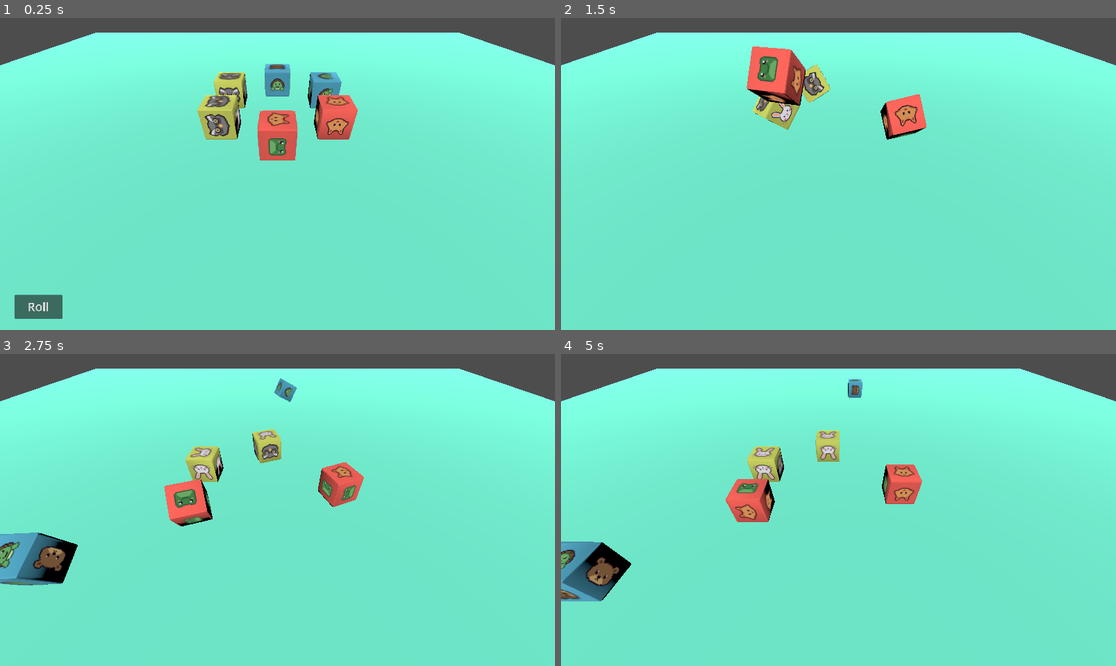
Above: before the commit, frames 1-4 (two rows, left to right).
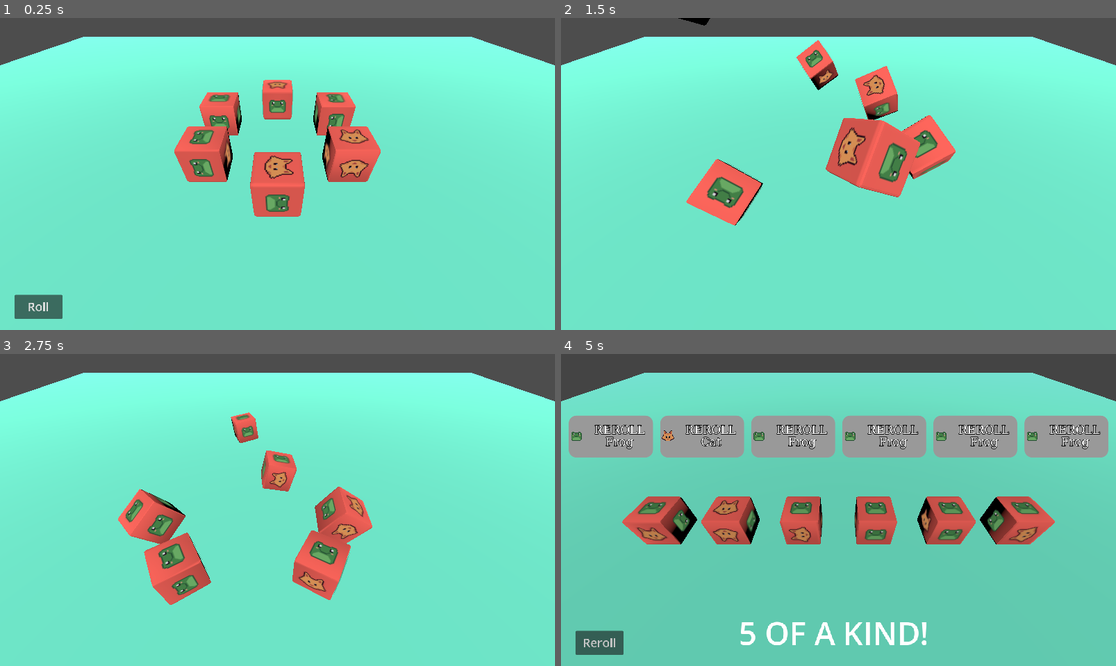
Above: after the commit, the same moments.

Repository: nsoilis/animal-dice
Game: Godot game, scene res://scenes/Main.tscn
The game is run twice, just before and just after one commit, with the same random seed, the same clock (stepped at 60 frames per second) and the same inputs.
Inputs:
- Up to frame 1 (0.25 s): no input
- Up to frame 2 (1.5 s): click "Roll" at 0.5 s
- Up to frame 3 (2.75 s): no input
- Up to frame 4 (5 s): no input

The runs differ from the first frame. In frame 1, 9.7% of the frame differs, in the area x 15-85%, y 4-64%; in frame 2, 11%; in frame 3, 12%; in frame 4, 93%, in the area x 0-100%, y 4-100%.

Commit message:
Added roll combinations such as pair, two pair, full house...

Diff:
--- a/new-game-project/main.gd
+++ b/new-game-project/main.gd
@@ -12,9 +12,9 @@
 @export var creature_scenes: Array[PackedScene] = []
 
 # === Dice Roll Counts ===
-@export var offense_count: int = 2
-@export var defense_count: int = 2
-@export var special_count: int = 2
+@export var offense_count: int = 6
+@export var defense_count: int = 0
+@export var special_count: int = 0
 
 # === Die Face Visuals ===
 @export var face_textures: Array[Texture2D] = []
@@ -32,6 +32,7 @@
 const TOTAL_DICE: int = 6
 const STUCK_DIST := 1.1
 
+@onready var result_label = $CanvasLayer/ResultLabel
 @onready var reroll_btn = $FreeReroll/Button
 @onready var safety_timer := Timer.new()
 @onready var dice_slots = [
@@ -43,8 +44,6 @@
 	$DiceSlots/DiceSlot6,
 ]
 
-
-
 func _ready() -> void:
 	add_child(safety_timer)
 	reroll_btn.text = "Roll"
@@ -52,6 +51,7 @@
 	safety_timer.wait_time = 6.0
 	safety_timer.connect("timeout", Callable(self, "_on_safety_timeout"))
 	$CanvasLayer.visible = false
+	result_label.text = ""
 	held.resize(TOTAL_DICE)
 	for i in range(TOTAL_DICE):
 		held[i] = false
@@ -141,7 +141,7 @@
 		return
 
 	var base_y: float = float(base_y_variant)
-	var target_y: float = base_y - 0.963 if is_held else base_y
+	var target_y: float = base_y - 0.935 if is_held else base_y
 
 	var current_pos: Vector3 = die.global_transform.origin
 	if absf(current_pos.y - target_y) < 0.001:
@@ -221,6 +221,7 @@
 			die.roll()
 			return
 
+
 	# 2) truly settled, so log it
 	var scene  = die.creature_scenes[face_idx]
 	var animal = scene.resource_path.get_file().get_basename().replace("creature_","").capitalize()
@@ -248,6 +249,9 @@
 
 		_layout_dice()
 
+		result_label.text = _evaluate_dice_hand(true)
+		result_label.show()
+
 		await get_tree().create_timer(0.75).timeout
 		$CanvasLayer.visible = true
 		$FreeReroll.visible = true
@@ -255,6 +259,54 @@
 		_should_print = false
 		spawn_logs.clear()
 		settled_count = 0
+
+# — call this with `true` to include held dice in the count,
+#   or `false` to only look at the freshly rolled ones
+func _evaluate_dice_hand(include_held: bool = true) -> String:
+	var freq := {}
+	for i in range(dice.size()):
+		if not include_held and held[i]:
+			continue
+		var die: RigidBody3D = dice[i]
+		var fi: int = int(die.get_meta("face_idx", -1))
+		if fi < 1:
+			continue
+		var scene: PackedScene = die.creature_scenes[fi]
+		var animal: String = scene.resource_path.get_file().get_basename()\
+			.replace("creature_", "")\
+			.capitalize()
+		freq[animal] = freq.get(animal, 0) + 1
+
+	# let counts be an untyped Array
+	var counts := freq.values()
+	counts.sort()
+	counts.reverse()
+
+
+	# 3) match the “poker” hands by animal count
+	match counts:
+		[6]:
+			return "BOATZEE!"
+		[5, 1]:
+			return "5 OF A KIND!"
+		[4, 1, 1], [4, 2]:
+			return "4 OF A KIND!"
+		[3, 3]:
+			return "DOUBLE TRIPLE!"
+		[3, 1, 1, 1]:
+			return "3 OF A KIND!"
+		[3, 2, 1]:
+			return "FULL HOUSE!"
+		[2, 2, 2]:
+			return "FULL ARK!"
+		[2, 2, 1, 1]:
+			return "DOUBLE PAIR!"
+		[2, 1, 1, 1, 1]:
+			return "PAIR!"
+		_:
+			return ""
+
+
 
 
 
--- a/new-game-project/scenes/Main.tscn
+++ b/new-game-project/scenes/Main.tscn
@@ -58,7 +58,7 @@
 transform = Transform3D(1, 0, 0, 0, 1, 0, 0, 0, 1, 0, 0, 40.8498)
 
 [node name="Camera3D" type="Camera3D" parent="."]
-transform = Transform3D(1, 0, 0, 0, 0.707107, 0.707107, 0, -0.707107, 0.707107, 0, 4.92109, 6.68946)
+transform = Transform3D(1, 0, 0, 0, 0.707107, 0.707107, 0, -0.707107, 0.707107, 0, 4.921, 4.901)
 
 [node name="DirectionalLight3D" type="DirectionalLight3D" parent="."]
 transform = Transform3D(1, 0, 0, 0, 0.644351, 0.76473, 0, -0.76473, 0.644351, 0, 24.9711, 13.8114)
@@ -82,22 +82,22 @@
 [node name="DiceSlots" type="Node3D" parent="."]
 
 [node name="DiceSlot1" type="Node3D" parent="DiceSlots"]
-transform = Transform3D(1, 0, 0, 0, 1, 0, 0, 0, 1, -2, 0.58, 0.967461)
+transform = Transform3D(1, 0, 0, 0, 1, 0, 0, 0, 1, -5, 0.58, 1)
 
 [node name="DiceSlot2" type="Node3D" parent="DiceSlots"]
-transform = Transform3D(1, 0, 0, 0, 1, 0, 0, 0, 1, 0, 0.58, 0.967461)
+transform = Transform3D(1, 0, 0, 0, 1, 0, 0, 0, 1, -3, 0.58, 1)
 
 [node name="DiceSlot3" type="Node3D" parent="DiceSlots"]
-transform = Transform3D(1, 0, 0, 0, 1, 0, 0, 0, 1, 2, 0.58, 0.967461)
+transform = Transform3D(1, 0, 0, 0, 1, 0, 0, 0, 1, -1, 0.58, 1)
 
 [node name="DiceSlot4" type="Node3D" parent="DiceSlots"]
-transform = Transform3D(1, 0, 0, 0, 1, 0, 0, 0, 1, -3, 0.58, 2.96746)
+transform = Transform3D(1, 0, 0, 0, 1, 0, 0, 0, 1, 1, 0.58, 1)
 
 [node name="DiceSlot5" type="Node3D" parent="DiceSlots"]
-transform = Transform3D(1, 0, 0, 0, 1, 0, 0, 0, 1, -1, 0.58, 2.96746)
+transform = Transform3D(1, 0, 0, 0, 1, 0, 0, 0, 1, 3, 0.58, 1)
 
 [node name="DiceSlot6" type="Node3D" parent="DiceSlots"]
-transform = Transform3D(1, 0, 0, 0, 1, 0, 0, 0, 1, 1, 0.58, 2.96746)
+transform = Transform3D(1, 0, 0, 0, 1, 0, 0, 0, 1, 5, 0.58, 1)
 
 [node name="FreeReroll" type="CanvasLayer" parent="."]
 
@@ -234,4 +234,18 @@
 theme_override_styles/pressed = SubResource("StyleBoxFlat_762nl")
 theme_override_styles/normal = SubResource("StyleBoxFlat_4xdex")
 
+[node name="ResultLabel" type="Label" parent="CanvasLayer"]
+anchors_preset = 7
+anchor_left = 0.5
+anchor_top = 1.0
+anchor_right = 0.5
+anchor_bottom = 1.0
+offset_left = -207.5
+offset_top = -114.0
+offset_right = 303.5
+offset_bottom = -24.0
+grow_horizontal = 2
+grow_vertical = 0
+theme_override_font_sizes/font_size = 65
+
 [connection signal="pressed" from="FreeReroll/Button" to="." method="_on_button_pressed"]
